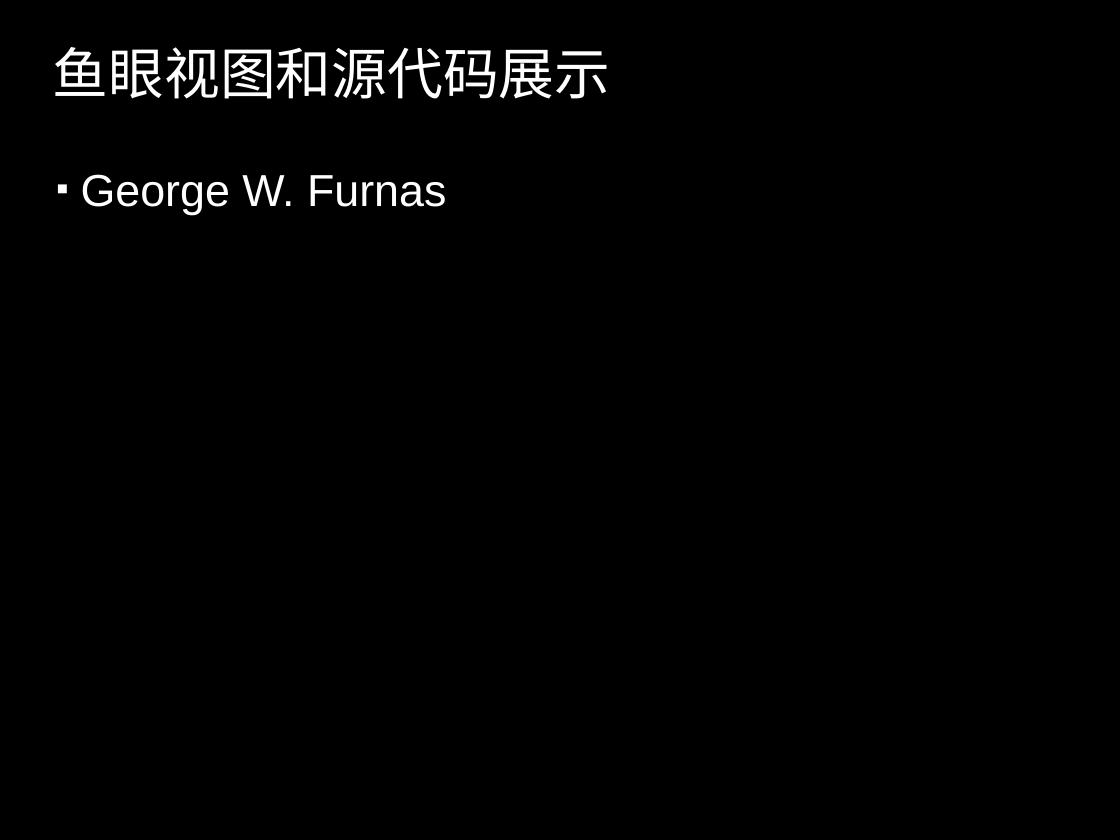
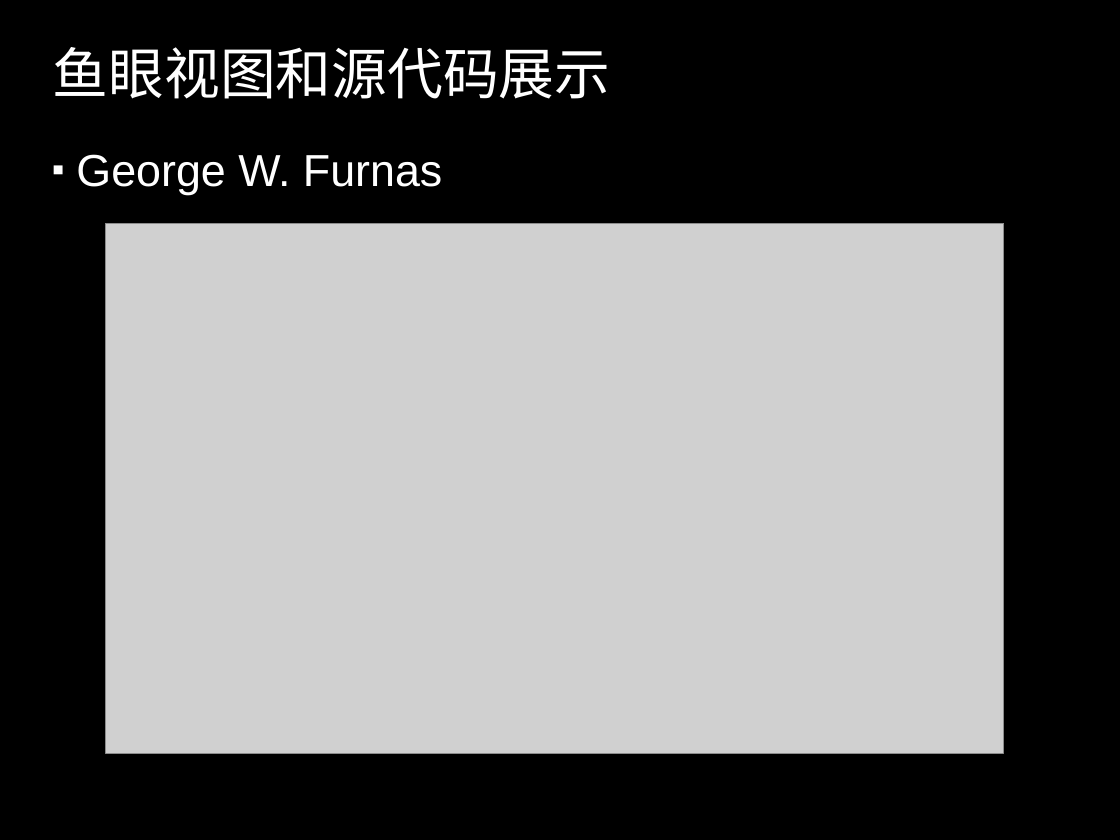
Before and after one commit to mintberry/stackrecaller, a slide deck: slide 4 of docs/finalppt_f.pptx. Drawn at 1120x840 pixels with LibreOffice and Linux fonts; fonts in the diff are those of the drawing; grey boxes stand for pictures; background and template pictures are left out. Boxes give left, top, right and bottom in pixels: in the first picture for what was removed or moved away, otherwise in the second. Text is boxed around its words. In the diff, an @@ line names an element or a change of style, - is before the commit and + after.

```diff
--- a/docs/finalppt_f.pptx
+++ b/docs/finalppt_f.pptx
@@ text "George W. Furnas" moved from (x1=81, y1=174, x2=446, y2=215) to (x1=76, y1=154, x2=442, y2=195) @@
@@ picture added at (x1=105, y1=224, x2=1004, y2=753) @@
```
Also in this commit, not shown: 9 other files.
